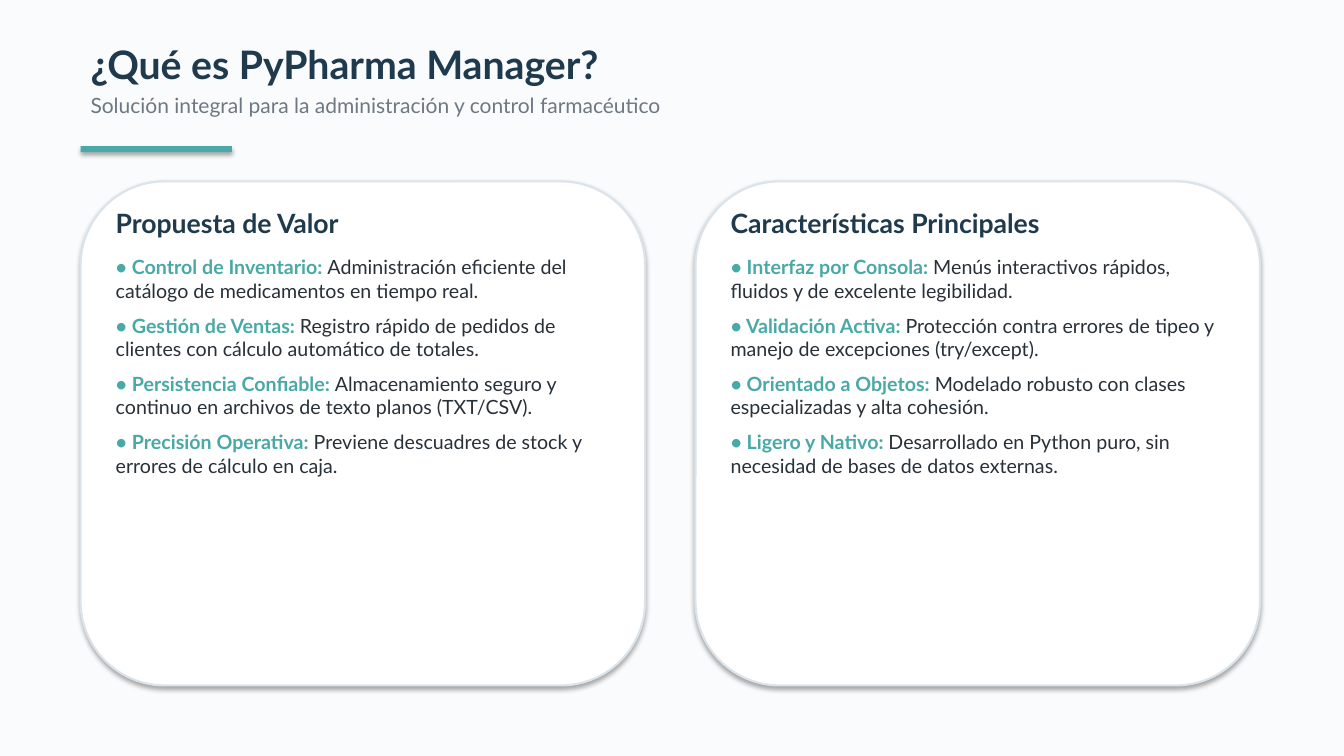
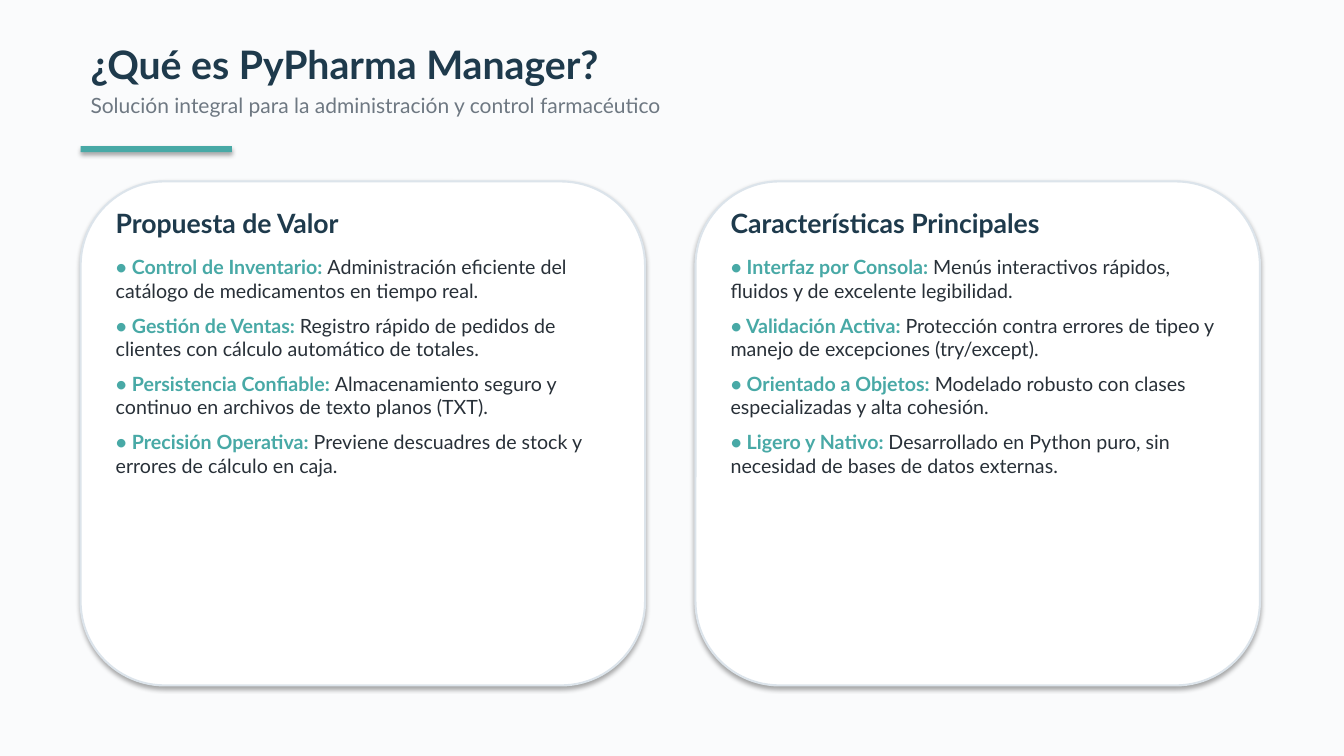
Before and after one commit to JBalladaresM2/componente-practico-2, a slide deck: slide 2 of Presentacion.pptx. Drawn at 1344x756 pixels with LibreOffice and Linux fonts; fonts in the diff are those of the drawing. Boxes give left, top, right and bottom in pixels: in the first picture for what was removed or moved away, otherwise in the second. Text is boxed around its words. In the diff, an @@ line names an element or a change of style, - is before the commit and + after.

```diff
--- a/Presentacion.pptx
+++ b/Presentacion.pptx
@@ text at box(116, 376, 557, 418): text changed @@
-• Persistencia Confiable: Almacenamiento seguro y continuo en archivos de texto planos (TXT/CSV).
+• Persistencia Confiable: Almacenamiento seguro y continuo en archivos de texto planos (TXT).
```
Also in this commit, not shown: 6 other slides changed, 2 slides added, 1 other file.
